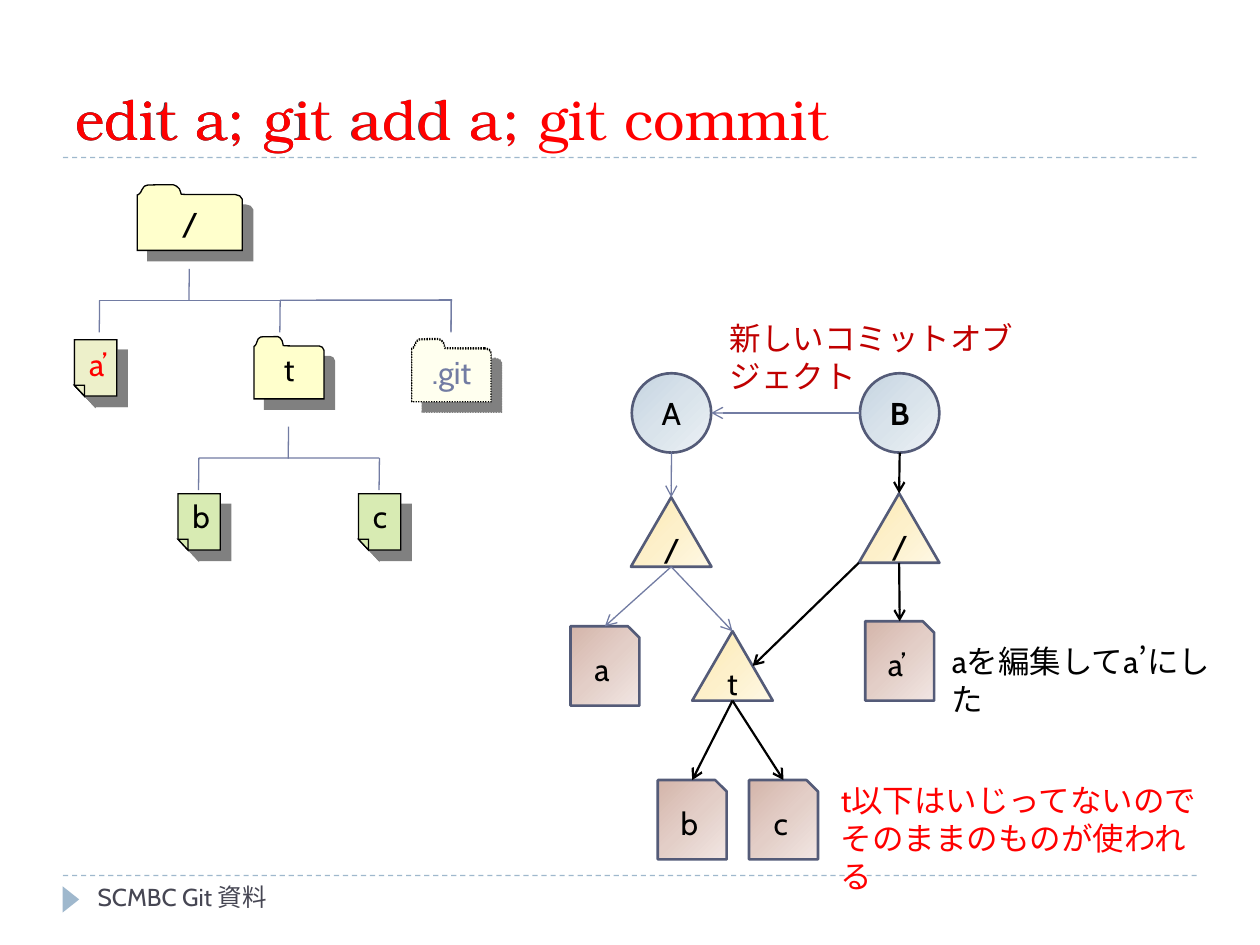
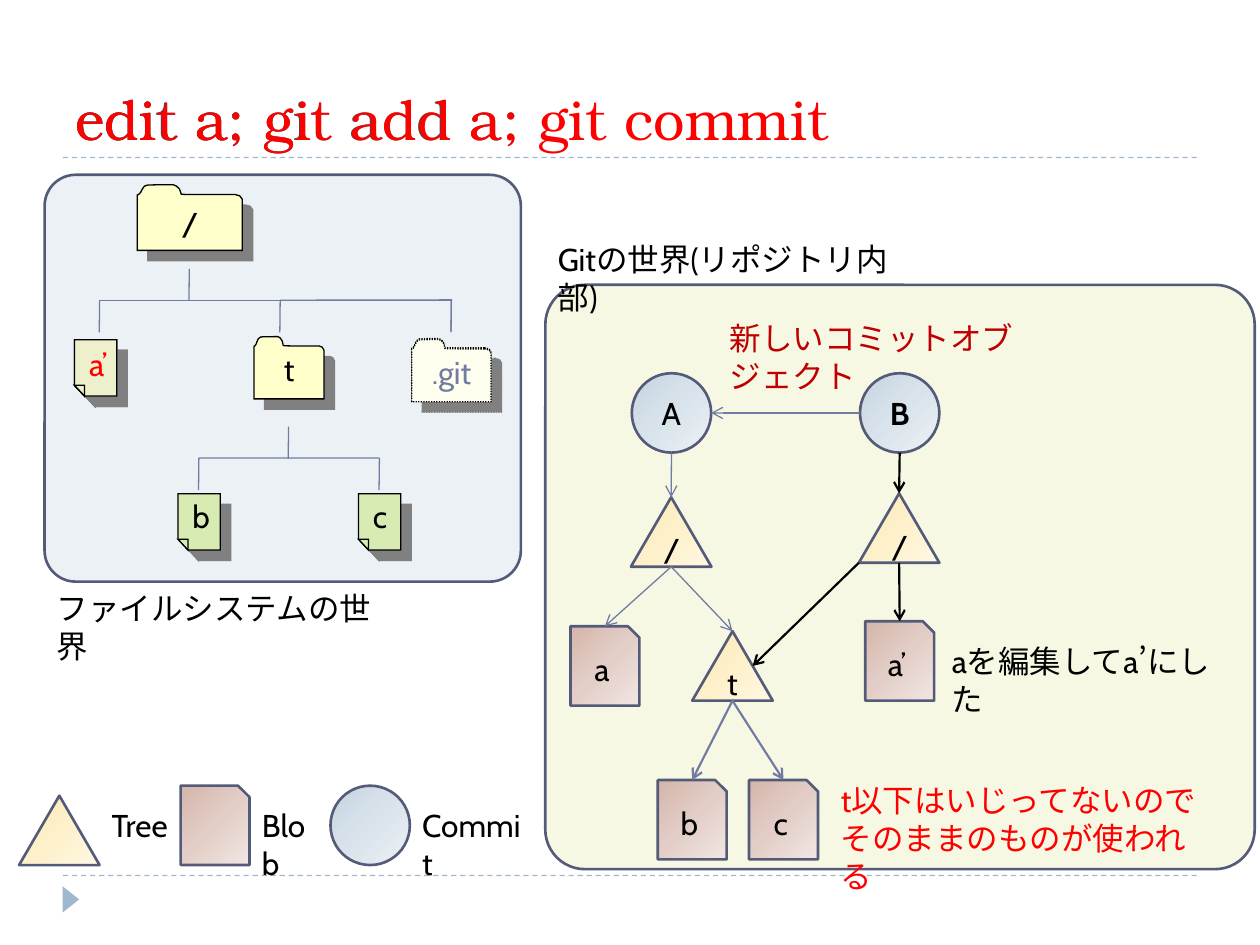
Before and after one commit to kyonmm/SCMBootCamp, a slide deck: slide 14 of git/presen/SCMBC_Git.pptx (slide 15 before the commit). Drawn at 1260x945 pixels with LibreOffice and Linux fonts; fonts in the diff are those of the drawing. Boxes give left, top, right and bottom in pixels: in the first picture for what was removed or moved away, otherwise in the second. Text is boxed around its words. In the diff, an @@ line names an element or a change of style, - is before the commit and + after.

Commit message:
Gitの資料を更新

```diff
--- a/git/presen/SCMBC_Git.pptx
+++ b/git/presen/SCMBC_Git.pptx
@@ rounded rectangle added at bbox=[44, 175, 520, 582], fill #ECF1F5, outline #545C79 1.5 pt @@
@@ text added at bbox=[558, 244, 888, 314], 18 pt, text #000000 @@
+Gitの世界(リポジトリ内部)
@@ rounded rectangle added at bbox=[546, 285, 1255, 869], fill #F6F8E4, outline #545C79 1.5 pt @@
@@ text added at bbox=[57, 593, 371, 623], 18 pt, text #000000 @@
+ファイルシステムの世界
@@ arrow (732, 701) - (692, 780): stroke #000000 1.25 pt to #727CA3 1.25 pt @@
@@ arrow (732, 701) - (784, 780): stroke #000000 1.25 pt to #727CA3 1.25 pt @@
@@ triangle added at bbox=[19, 795, 100, 864], fill gradient #FCE9AF to #FDF0CA to #FEF8E4, outline #545C79 1.5 pt @@
@@ snip rect added at bbox=[180, 786, 249, 866], fill gradient #D4B5AA to #E3CEC7 to #F1E6E3, outline #545C79 1.5 pt @@
@@ text added at bbox=[249, 800, 334, 850], 18 pt, text #000000 @@
+Blob
@@ ellipse added at bbox=[330, 786, 410, 866], fill gradient #C5D4E1 to #D9E3EB to #ECF1F5, outline #545C79 1.5 pt @@
@@ text added at bbox=[410, 800, 537, 850], 18 pt, text #000000 @@
+Commit
@@ text added at bbox=[112, 815, 168, 838], 18 pt, text #000000 @@
+Tree
@@ text removed at bbox=[98, 885, 267, 908] @@
-SCMBC Git 資料
```
Also in this commit, not shown: 32 other slides changed, 12 slides added, 9 slides removed.
